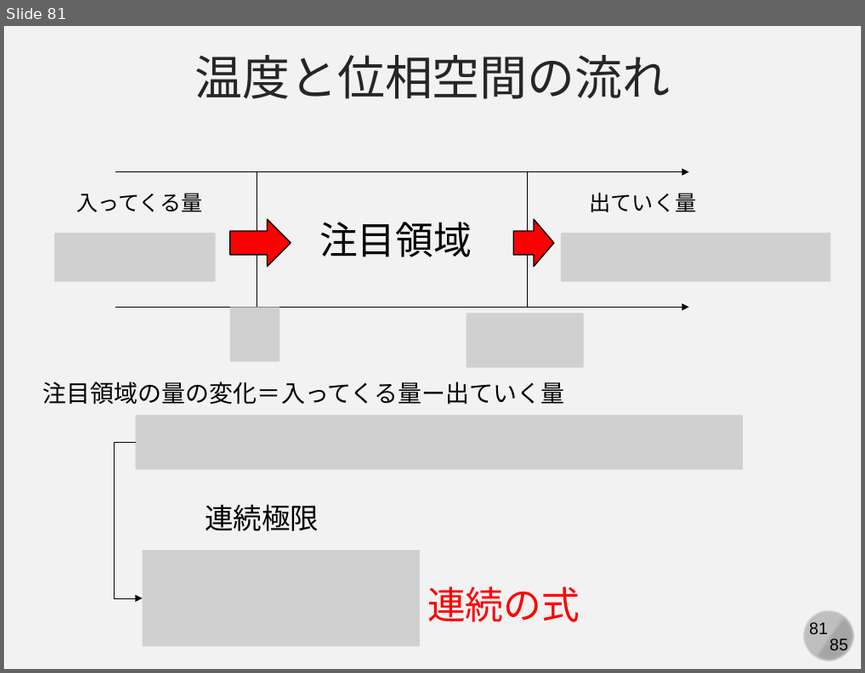
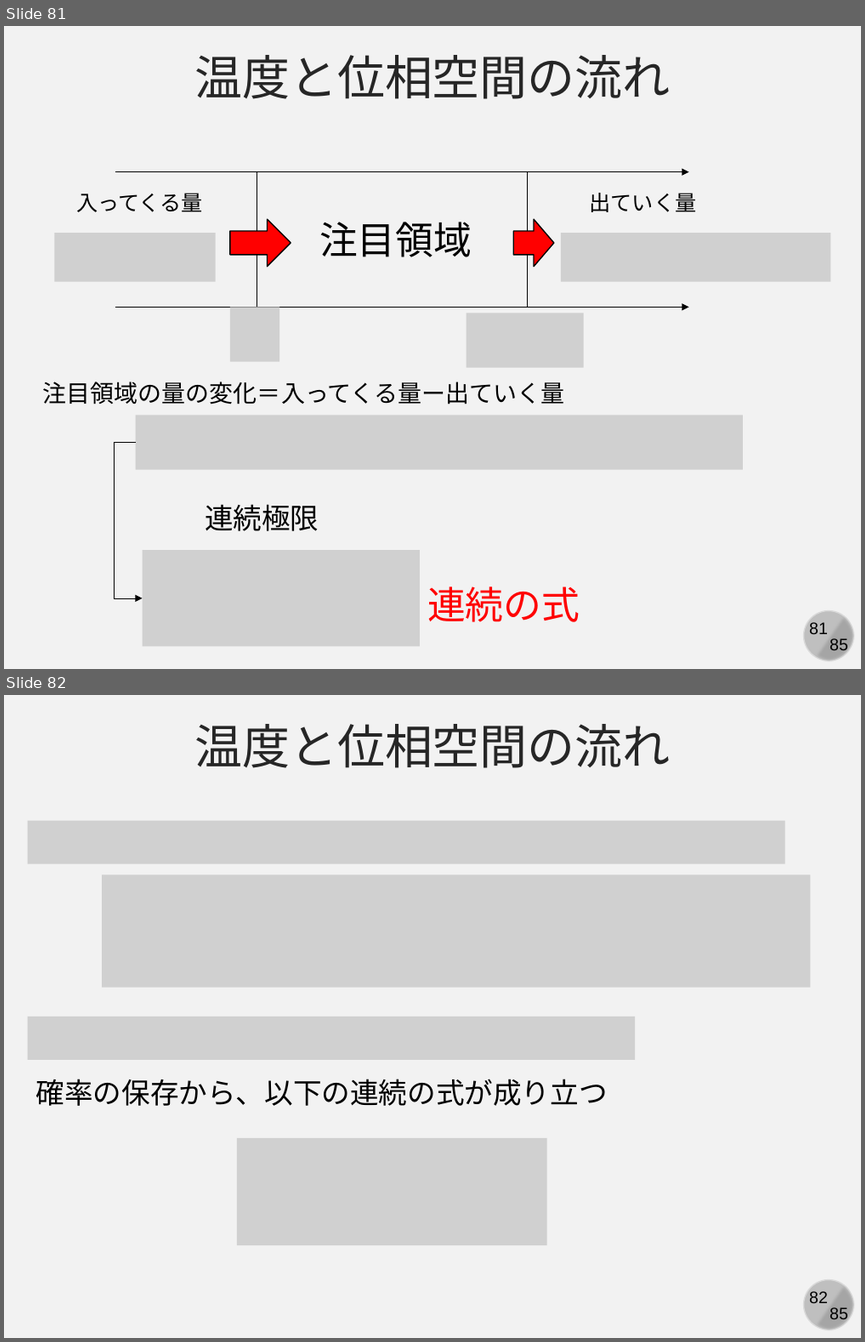
Before and after one commit to kaityo256/simulation_engineering, a slide deck: 06_md_observable/simulation06.pptx. Shown one above the other, each under a label of ours: slide 81 before the commit, slides 81 and 82 after it. The pictures are 865x673 and 865x1342 pixels, drawn with LibreOffice and Linux fonts; fonts in the diff are those of the drawing; grey boxes stand for pictures. Boxes give left, top, right and bottom in pixels: in the first picture for what was removed or moved away, otherwise in the second. Text is boxed around its words. In the diff, an @@ line names an element or a change of style, - is before the commit and + after.

```diff
--- a/06_md_observable/simulation06.pptx
+++ b/06_md_observable/simulation06.pptx
@@ slide 82 added at (x1=4, y1=695, x2=861, y2=1338), background #F2F2F2; not listed: 4 template elements that a slide beside it also shows @@
@@ text added at (x1=194, y1=724, x2=670, y2=768), 40 pt, text #262626 @@
+温度と位相空間の流れ
@@ picture added at (x1=28, y1=821, x2=785, y2=864) @@
@@ picture added at (x1=102, y1=875, x2=811, y2=987) @@
@@ picture added at (x1=28, y1=1016, x2=636, y2=1059) @@
@@ text added at (x1=36, y1=1078, x2=608, y2=1106), 24 pt, text #000000 @@
+確率の保存から、以下の連続の式が成り立つ
@@ picture added at (x1=237, y1=1138, x2=547, y2=1245) @@
```
Also in this commit, not shown: 4 other slides added.
